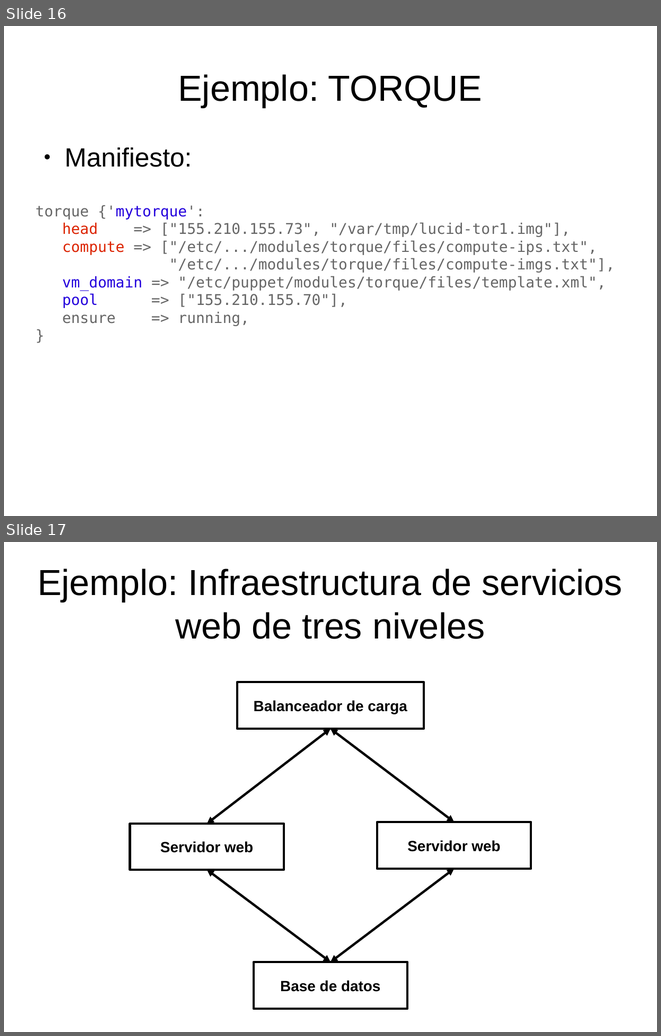
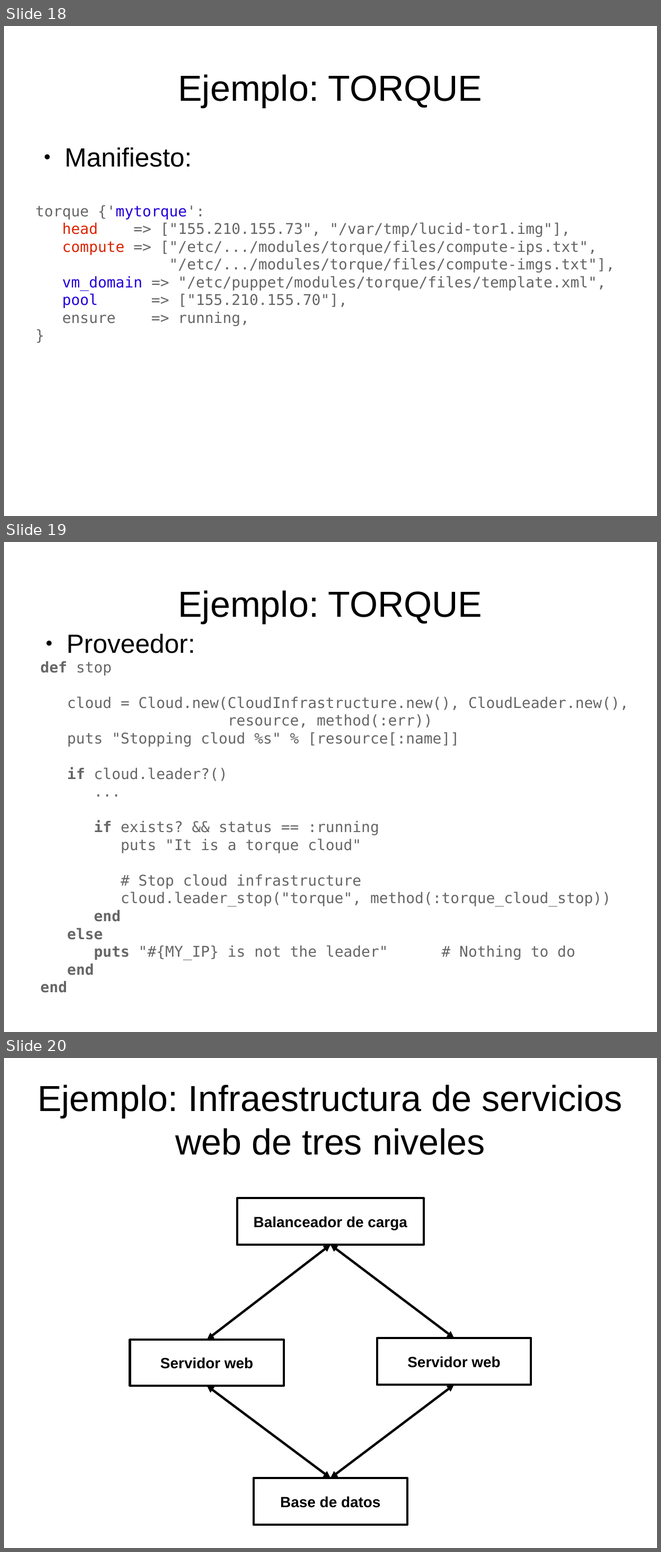
Before and after one commit to dcere/pfc, a slide deck: adm/presentacion/presentacion.odp. Shown one above the other, each under a label of ours: slides 16 and 17 before the commit, slides 18, 19 and 20 after it. The pictures are 661x1036 and 661x1552 pixels, drawn with LibreOffice and Linux fonts; fonts in the diff are those of the drawing. Boxes give left, top, right and bottom in pixels: in the first picture for what was removed or moved away, otherwise in the second. Text is boxed around its words. In the diff, an @@ line names an element or a change of style, - is before the commit and + after.

```diff
--- a/adm/presentacion/presentacion.odp
+++ b/adm/presentacion/presentacion.odp
@@ slide 19 added at [4, 542, 657, 1032], background #FFFFFF @@
@@ title added at [178, 590, 483, 623], 44 pt, text #000000 @@
+Ejemplo: TORQUE
@@ text added at [67, 634, 195, 653], 32 pt, text #000000 @@
+● Proveedor:
@@ text added at [41, 661, 629, 992], 18 pt, text #666666 @@
+def stop
+cloud = Cloud.new(CloudInfrastructure.new(), CloudLeader.new(),
+resource, method(:err))
+puts "Stopping cloud %s" % [resource[:name]]
+if cloud.leader?()
+...
+if exists? && status == :running
+puts "It is a torque cloud"
+# Stop cloud infrastructure
+cloud.leader_stop("torque", method(:torque_cloud_stop))
+end
+else
+puts "#{MY_IP} is not the leader" # Nothing to do
+end
+end
@@ what was slide 16 is now slide 18 @@
@@ what was slide 17 is now slide 20 @@
```
Also in this commit, not shown: 10 slides changed, 5 other slides added, 3 other files.
